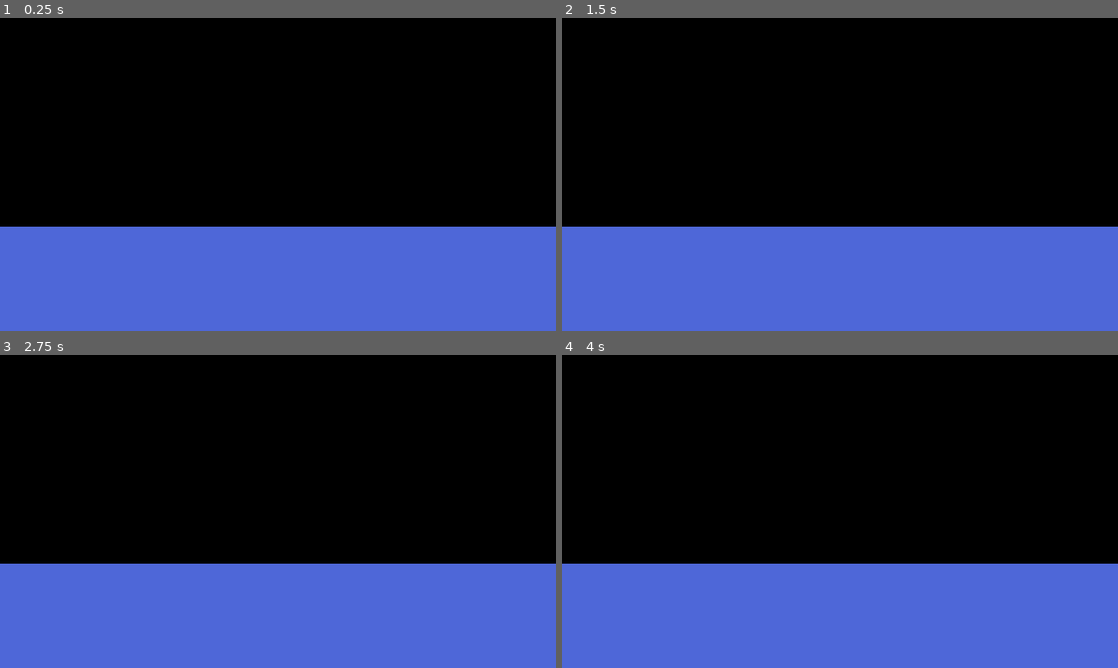
Above: before the commit, frames 1-4 (two rows, left to right).
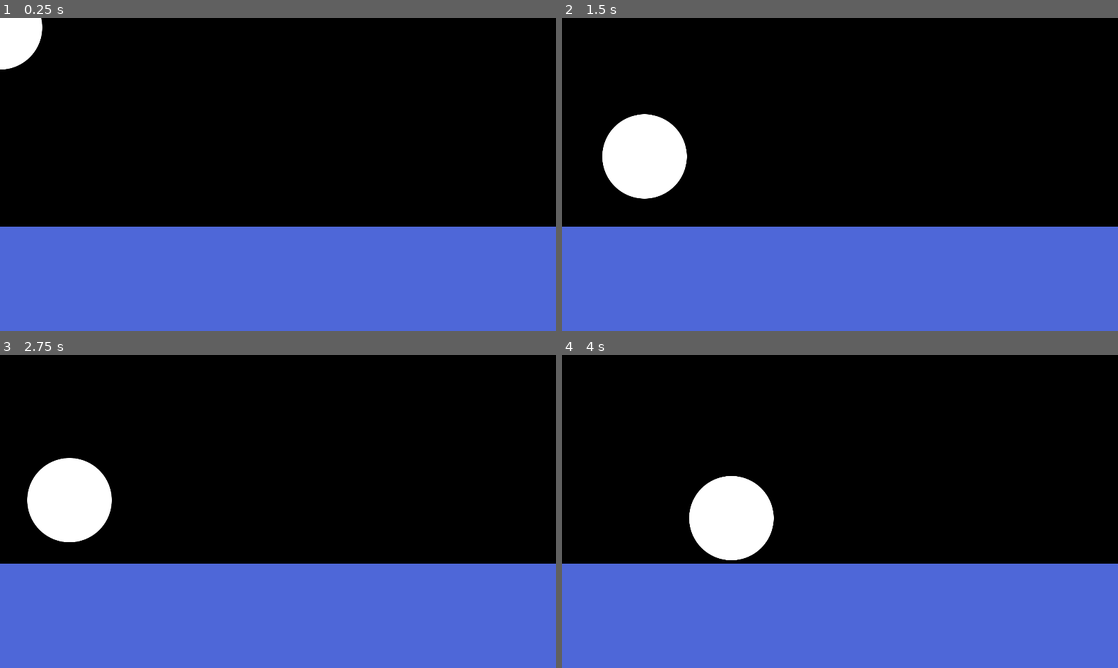
Above: after the commit, the same moments.

Repository: davidkueng/godot_4.1_tests
Game: Godot game, scene res://Scenes/main.tscn
Same seed, same stepped clock (60 frames per second), same inputs: the game is played once before the commit and once after it.
Inputs:
- Up to frame 1 (0.25 s): no input
- Up to frame 2 (1.5 s): tap Enter (ui_accept) at 0.5, 0.6, 0.77, 1.07, 1.35 s; hold Right (ui_right) from 0.53 s (still down)
- Up to frame 3 (2.75 s): tap Enter (ui_accept) at 1.52, 1.82, 2.1 s; release Right (ui_right) at 2.03 s; hold Left (ui_left) from 2.03 s (still down)
- Up to frame 4 (4 s): release Left (ui_left) at 2.78 s; hold Right (ui_right) from 2.78 s (still down); tap Enter (ui_accept) at 2.85, 3.02, 3.32, 3.6, 3.77 s

The runs differ from the first frame. In frame 1, 1.0% of the frame differs, in the area x 0-8%, y 0-17%; in frame 2, 3.2%, in the area x 7-23%, y 30-58%; in frame 3, 3.2%; in frame 4, 3.2%.

Commit message:
simple scripting example/initiating player into scene

Diff:
--- a/Godot_4.1/Scenes/main.tscn
+++ b/Godot_4.1/Scenes/main.tscn
@@ -1,12 +1,14 @@
-[gd_scene load_steps=4 format=3 uid="uid://dvm2f8v1dnike"]
+[gd_scene load_steps=5 format=3 uid="uid://dvm2f8v1dnike"]
 
+[ext_resource type="Script" path="res://Scripts/main.gd" id="1_67krn"]
 [ext_resource type="Texture2D" uid="uid://cksmyqseip7qi" path="res://Media/back.png" id="1_aoxo4"]
 [ext_resource type="Texture2D" uid="uid://bqv42tw1cfsxa" path="res://Media/floor.png" id="2_55wbl"]
 
 [sub_resource type="RectangleShape2D" id="RectangleShape2D_mrajj"]
-size = Vector2(1919.13, 359.25)
+size = Vector2(1919.13, 367.625)
 
 [node name="main" type="Node2D"]
+script = ExtResource("1_67krn")
 
 [node name="back_ground_canvas" type="CanvasLayer" parent="."]
 
@@ -14,7 +16,7 @@
 texture = ExtResource("1_aoxo4")
 centered = false
 
-[node name="floor_area" type="Area2D" parent="back_ground_canvas"]
+[node name="floor_area" type="StaticBody2D" parent="back_ground_canvas"]
 position = Vector2(0, 720)
 
 [node name="floor_sprite" type="Sprite2D" parent="back_ground_canvas/floor_area"]
@@ -22,5 +24,5 @@
 centered = false
 
 [node name="floor_coll" type="CollisionShape2D" parent="back_ground_canvas/floor_area"]
-position = Vector2(959, 181)
+position = Vector2(957, 177.813)
 shape = SubResource("RectangleShape2D_mrajj")
--- a/Godot_4.1/Scenes/player.tscn
+++ b/Godot_4.1/Scenes/player.tscn
@@ -1,5 +1,6 @@
-[gd_scene load_steps=3 format=3 uid="uid://dnm2b426tdgqp"]
+[gd_scene load_steps=4 format=3 uid="uid://dnm2b426tdgqp"]
 
+[ext_resource type="Script" path="res://Scripts/player.gd" id="1_uy7ah"]
 [ext_resource type="Texture2D" uid="uid://btxitp1sufer1" path="res://Media/circle.png" id="1_vmykn"]
 
 [sub_resource type="CircleShape2D" id="CircleShape2D_j7cci"]
@@ -8,6 +9,7 @@
 [node name="player" type="Node2D"]
 
 [node name="CharacterBody2D" type="CharacterBody2D" parent="."]
+script = ExtResource("1_uy7ah")
 
 [node name="Sprite2D" type="Sprite2D" parent="CharacterBody2D"]
 texture = ExtResource("1_vmykn")
--- /dev/null
+++ b/Godot_4.1/Scripts/main.gd
@@ -0,0 +1,13 @@
+extends Node2D
+
+var Player
+
+# Called when the node enters the scene tree for the first time.
+func _ready():
+	Player = ResourceLoader.load("res://Scenes/player.tscn").instantiate()
+	get_node("back_ground_canvas").add_child(Player)
+	#self.add_child(Player)
+# Called every frame. 'delta' is the elapsed time since the previous frame.
+func _process(delta):
+	if Input.is_action_just_pressed("exit"):
+		get_tree().quit()
--- /dev/null
+++ b/Godot_4.1/Scripts/player.gd
@@ -0,0 +1,27 @@
+extends CharacterBody2D
+
+const SPEED = 300.0
+const JUMP_VELOCITY = -400.0
+
+# Get the gravity from the project settings to be synced with RigidBody nodes.
+var gravity = ProjectSettings.get_setting("physics/2d/default_gravity")
+
+
+func _physics_process(delta):
+	# Add the gravity.
+	if not is_on_floor():
+		velocity.y += gravity * delta
+
+	# Handle jump.
+	if Input.is_action_just_pressed("ui_accept") and is_on_floor():
+		velocity.y = JUMP_VELOCITY
+
+	# Get the input direction and handle the movement/deceleration.
+	# As good practice, you should replace UI actions with custom gameplay actions.
+	var direction = Input.get_axis("ui_left", "ui_right")
+	if direction:
+		velocity.x = direction * SPEED
+	else:
+		velocity.x = move_toward(velocity.x, 0, SPEED)
+
+	move_and_slide()
--- a/Godot_4.1/project.godot
+++ b/Godot_4.1/project.godot
@@ -22,6 +22,14 @@
 window/stretch/mode="canvas_items"
 window/stretch/aspect="ignore"
 
+[input]
+
+exit={
+"deadzone": 0.5,
+"events": [Object(InputEventKey,"resource_local_to_scene":false,"resource_name":"","device":0,"window_id":0,"alt_pressed":false,"shift_pressed":false,"ctrl_pressed":false,"meta_pressed":false,"pressed":false,"keycode":0,"physical_keycode":4194305,"key_label":0,"unicode":0,"echo":false,"script":null)
+]
+}
+
 [rendering]
 
 renderer/rendering_method="mobile"
